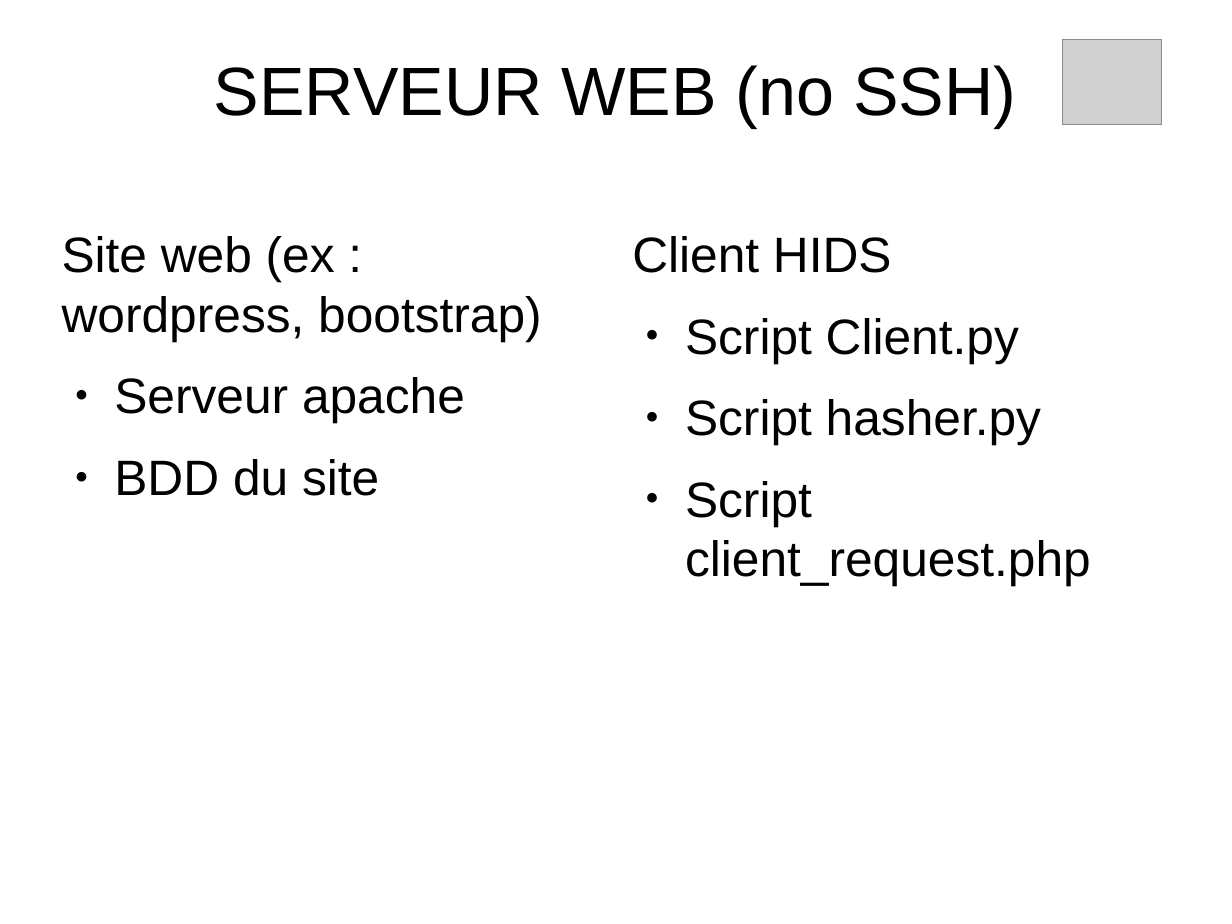
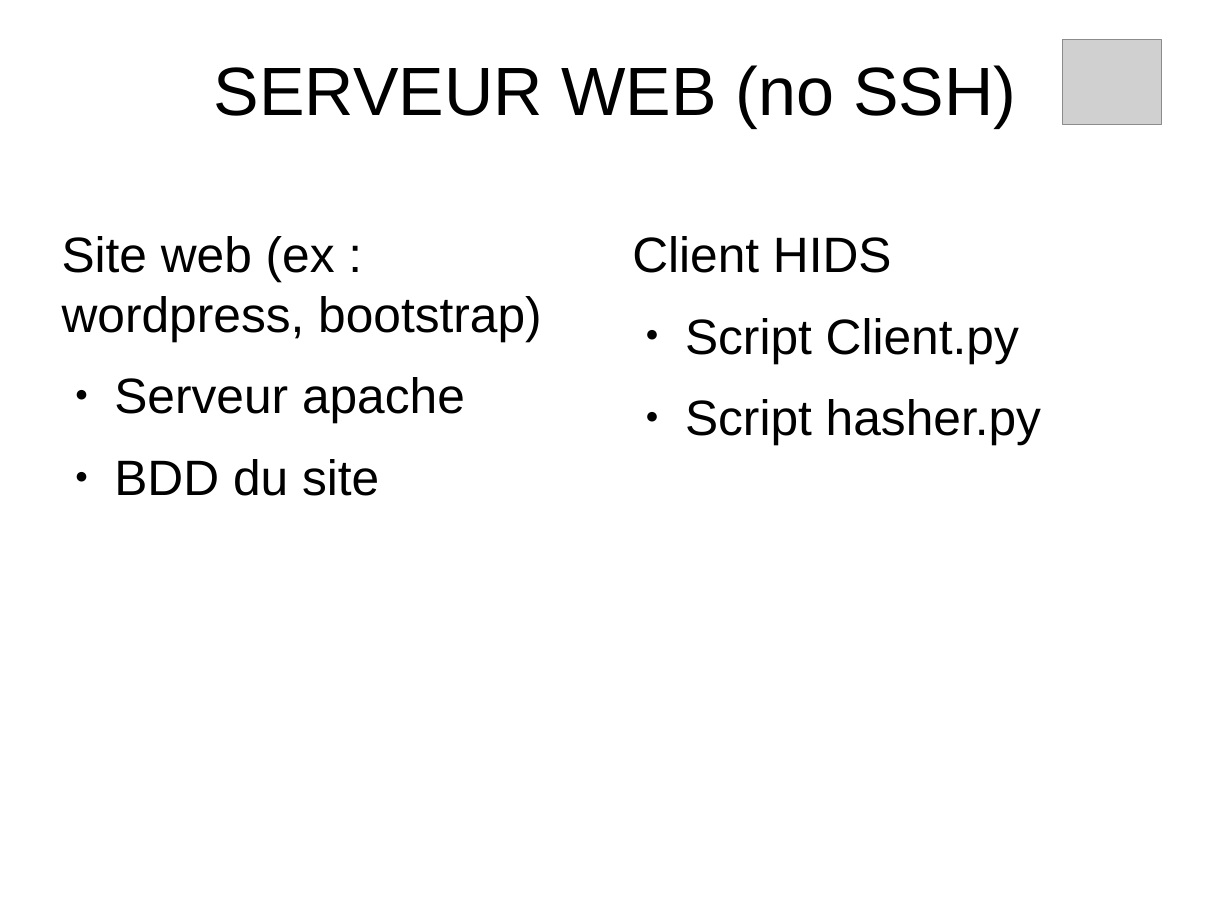
Before and after one commit to maximecohen2/secu_b3_TP-lab2, a slide deck: slide 4 of doc/Infrastructure.odp. Drawn at 1232x924 pixels with LibreOffice and Linux fonts; fonts in the diff are those of the drawing; grey boxes stand for pictures; background and template pictures are left out. Boxes give left, top, right and bottom in pixels: in the first picture for what was removed or moved away, otherwise in the second. Text is boxed around its words. In the diff, an @@ line names an element or a change of style, - is before the commit and + after.

```diff
--- a/doc/Infrastructure.odp
+++ b/doc/Infrastructure.odp
@@ text at bbox=[685, 481, 1091, 586]: paragraph removed @@
-● Script client_request.php
```
Also in this commit, not shown: 4 other slides changed, 4 slides added.
